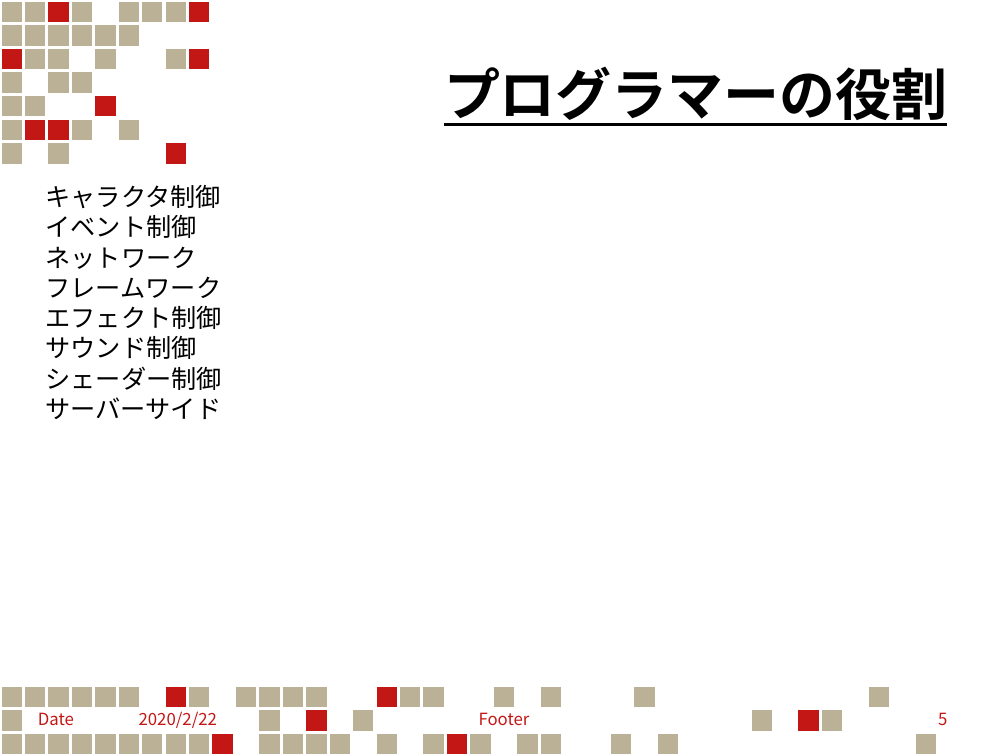
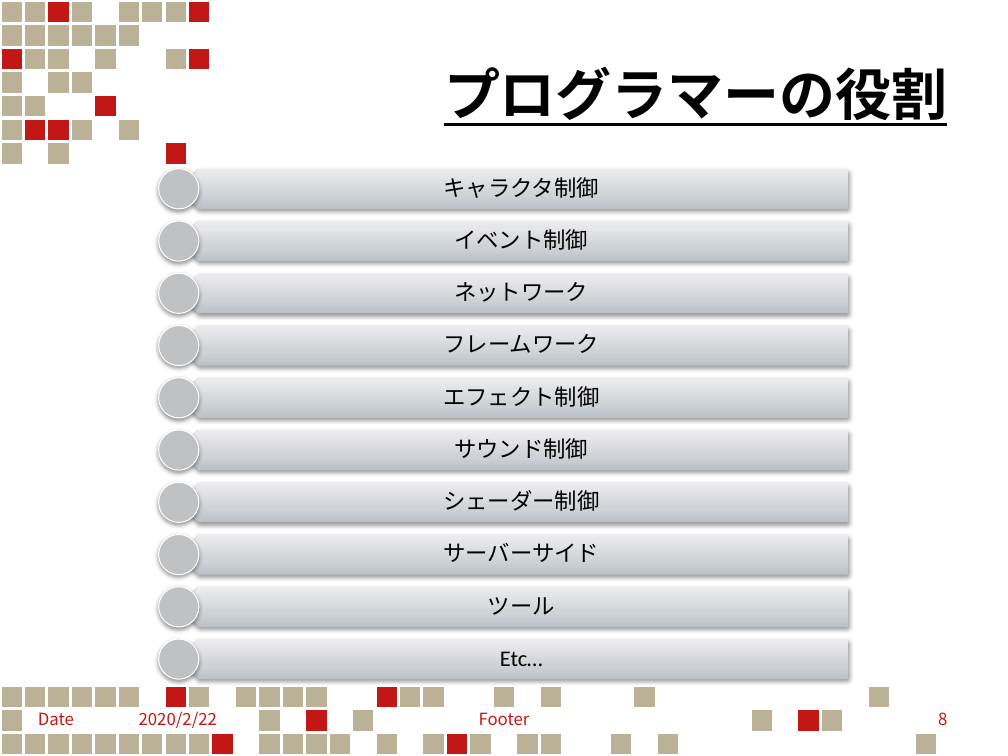
Before and after one commit to KoreanGinseng/StepUpFestival, a slide deck: slide 8 of ステフェスゲームPG.pptx (slide 5 before the commit). Drawn at 1008x756 pixels with LibreOffice and Linux fonts; fonts in the diff are those of the drawing. Boxes give left, top, right and bottom in pixels: in the first picture for what was removed or moved away, otherwise in the second. Text is boxed around its words. In the diff, an @@ line names an element or a change of style, - is before the commit and + after.

```diff
--- a/ステフェスゲームPG.pptx
+++ b/ステフェスゲームPG.pptx
@@ text removed at box(46, 185, 222, 419) @@
-キャラクタ制御
-イベント制御
-ネットワーク
-フレームワーク
-エフェクト制御
-サウンド制御
-シェーダー制御
-サーバーサイド
@@ group added at box(158, 168, 849, 679): 10 pentagon arrows, 10 texts, 10 ellipses @@
+キャラクタ制御
+イベント制御
+ネットワーク
+フレームワーク
+エフェクト制御
+サウンド制御
+シェーダー制御
+サーバーサイド
+ツール
+Etc…
@@ page number at box(938, 712, 947, 726): text changed @@
-5
+8
```
Also in this commit, not shown: 5 other slides changed, 5 slides added, 3 other files.
